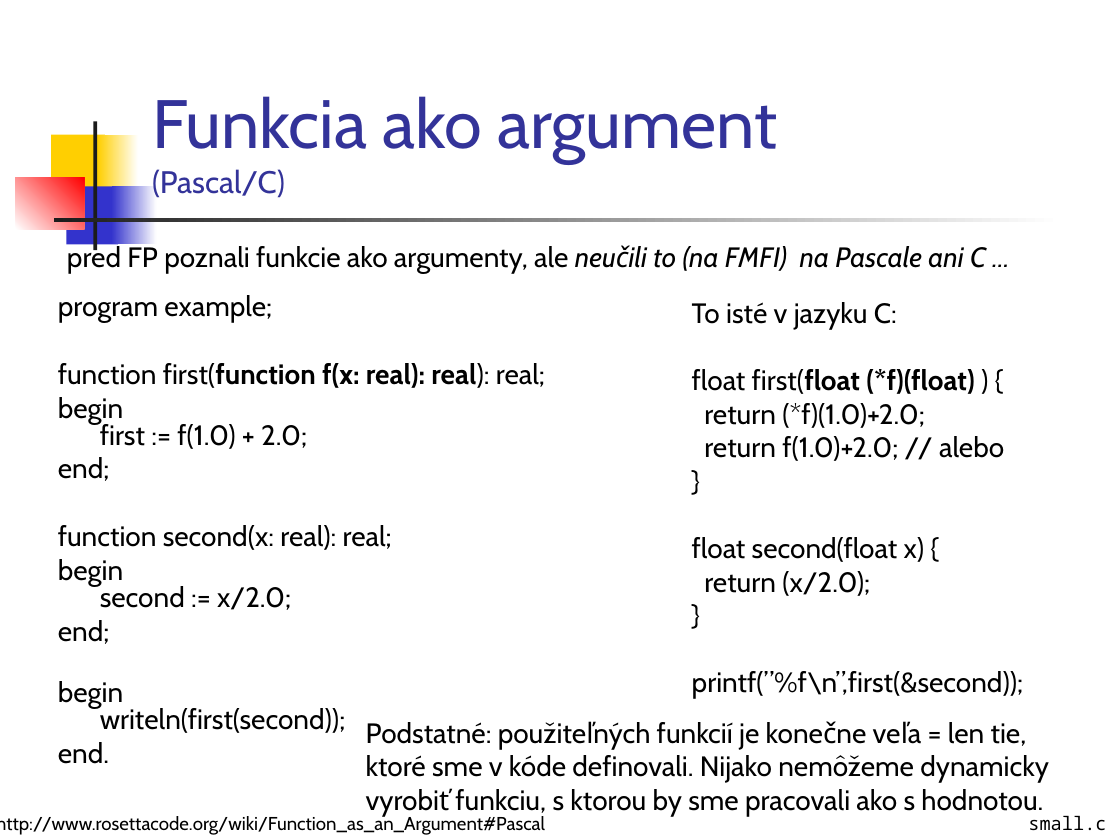
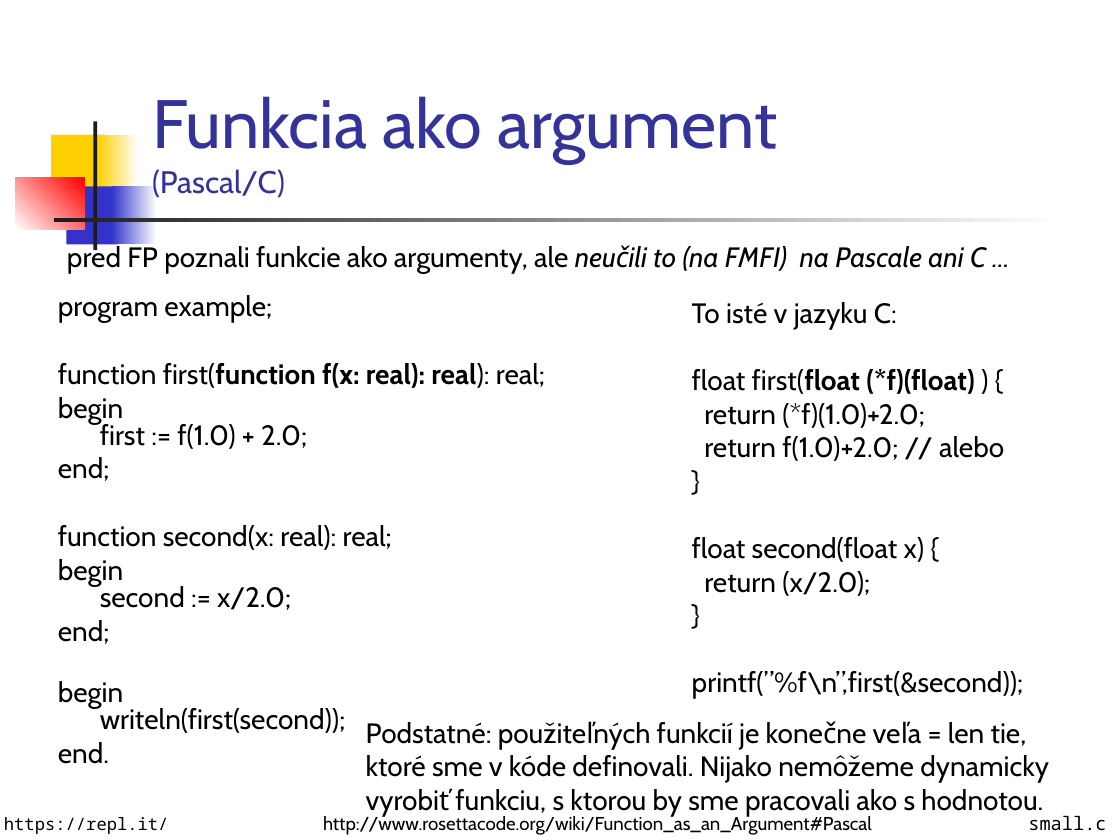
Before and after one commit to Funkcionalne/Prednasky, a slide deck: slide 8 of 01/01_fpro.ppt. Drawn at 1120x840 pixels with LibreOffice and Linux fonts; fonts in the diff are those of the drawing. Boxes give left, top, right and bottom in pixels: in the first picture for what was removed or moved away, otherwise in the second. Text is boxed around its words. In the diff, an @@ line names an element or a change of style, - is before the commit and + after.

```diff
--- a/01/01_fpro.ppt
+++ b/01/01_fpro.ppt
@@ text "http://www.rosettacode.org/wiki/Function_as_an_Argument#Pasc ..." rewrapped from (x1=0, y1=815, x2=545, y2=835) to (x1=323, y1=815, x2=872, y2=835) @@
@@ text added at (x1=4, y1=817, x2=169, y2=834), 11 pt, text #000000 @@
+https://repl.it/
```
Also in this commit, not shown: 13 other slides changed, 1 other file.
